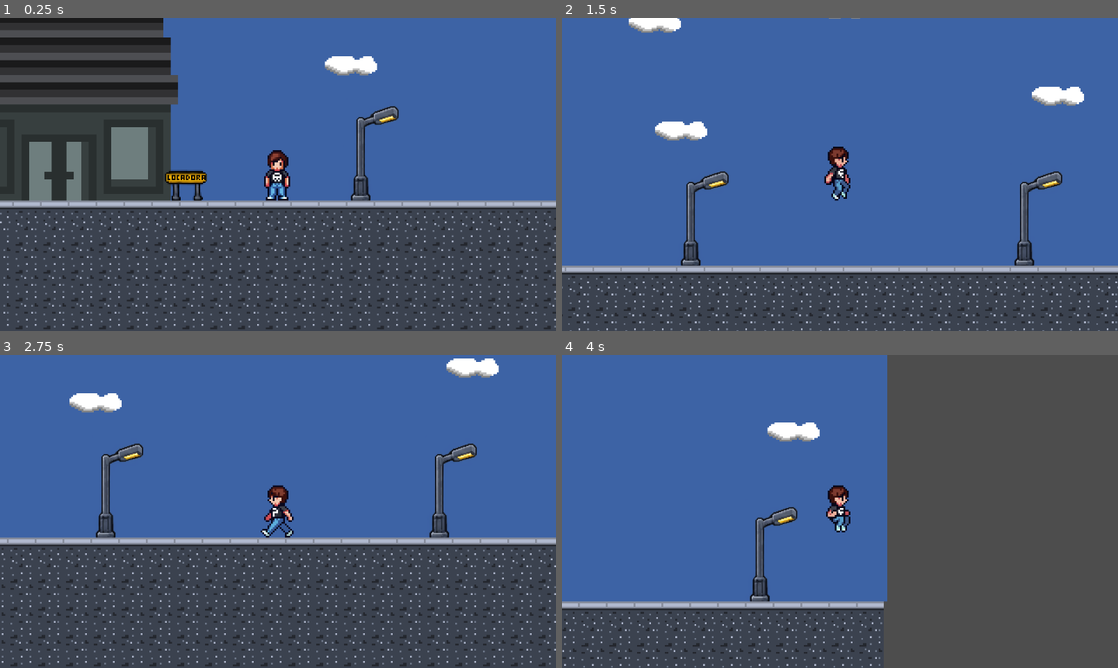
Above: before the commit, frames 1-4 (two rows, left to right).
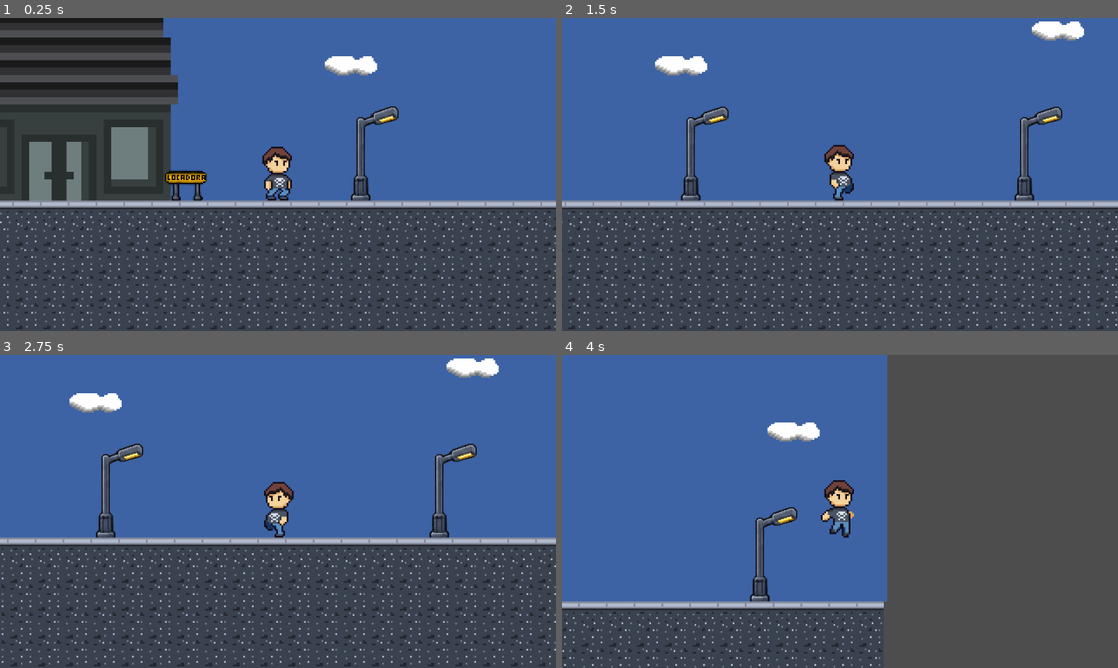
Above: after the commit, the same moments.

Repository: juanlramos/blockbuster
Game: Godot game, scene res://scene/game.tscn
The game is run twice, just before and just after one commit, with the same random seed, the same clock (stepped at 60 frames per second) and the same inputs.
Inputs:
- Up to frame 1 (0.25 s): no input
- Up to frame 2 (1.5 s): tap Enter (ui_accept) at 0.5, 0.77 s; hold Right (ui_right) from 0.53 s (still down)
- Up to frame 3 (2.75 s): tap Enter (ui_accept) at 1.52 s; release Right (ui_right) at 2.03 s; hold Left (ui_left) from 2.03 s (still down)
- Up to frame 4 (4 s): release Left (ui_left) at 2.78 s; hold Right (ui_right) from 2.78 s (still down); tap Enter (ui_accept) at 3.02, 3.77 s

The runs differ from the first frame. In frame 1, 0.7% of the frame differs, in the area x 47-53%, y 41-59%; in frame 2, 31%, in the area x 0-100%, y 0-100%; in frame 3, 0.7%; in frame 4, 0.7%.

Commit message:
Novos sprites do jogador

Diff:
--- a/entities/player.tscn
+++ b/entities/player.tscn
@@ -1,88 +1,35 @@
 [gd_scene format=3 uid="uid://1xy5jgaowcpg"]
 
 [ext_resource type="Script" uid="uid://d02u0ryuyujwd" path="res://scripts/player.gd" id="1_merdl"]
-[ext_resource type="Texture2D" uid="uid://bt6r1e5knnggi" path="res://sprites/player/character_idle1.png" id="2_b0kkn"]
-[ext_resource type="Texture2D" uid="uid://b0avqmpfju4r0" path="res://sprites/player/character_walk.png" id="3_e4p34"]
-[ext_resource type="Texture2D" uid="uid://ush4wg8q3f22" path="res://sprites/player/character_jump.png" id="3_rfe5m"]
+[ext_resource type="Texture2D" uid="uid://cng473s5sxyy4" path="res://sprites/player/Idle/playerIdle1.png" id="2_qsoyl"]
+[ext_resource type="Texture2D" uid="uid://dtrnxupl1b7lf" path="res://sprites/player/Idle/playerIdle2.png" id="3_6nm46"]
+[ext_resource type="Texture2D" uid="uid://cis4lspabdh5d" path="res://sprites/player/Idle/playerIdle3.png" id="4_i623q"]
+[ext_resource type="Texture2D" uid="uid://cqdqcoxibu6k4" path="res://sprites/player/Jump/playerJump1.png" id="5_0i614"]
+[ext_resource type="Texture2D" uid="uid://c1lc6gs5flne5" path="res://sprites/player/Jump/playerJump2.png" id="6_oprnr"]
+[ext_resource type="Texture2D" uid="uid://bplheojpwfjr8" path="res://sprites/player/Jump/playerJump3.png" id="7_8rie4"]
+[ext_resource type="Texture2D" uid="uid://c5exut3qxdxb8" path="res://sprites/player/Run/playerRun1.png" id="8_dp3pk"]
+[ext_resource type="Texture2D" uid="uid://b4mvg0lbxoege" path="res://sprites/player/Run/playerRun2.png" id="9_cgp7q"]
+[ext_resource type="Texture2D" uid="uid://de805prurp885" path="res://sprites/player/Run/playerRun3.png" id="10_1n8aq"]
+[ext_resource type="Texture2D" uid="uid://pqqakavlfepe" path="res://sprites/player/Run/playerRun4.png" id="11_28s6d"]
+[ext_resource type="Texture2D" uid="uid://bqjaat677s1jv" path="res://sprites/player/Run/playerRun5.png" id="12_cicqb"]
+[ext_resource type="Texture2D" uid="uid://cb2j0vqxs2rv2" path="res://sprites/player/Run/playerRun6.png" id="13_hj0ki"]
+[ext_resource type="Texture2D" uid="uid://ebxe35sly7d" path="res://sprites/player/Run/playerRun7.png" id="14_fruft"]
+[ext_resource type="Texture2D" uid="uid://cpucy5myw2bok" path="res://sprites/player/Run/playerRun8.png" id="15_slxql"]
 
 [sub_resource type="CapsuleShape2D" id="CapsuleShape2D_e778l"]
 radius = 5.0
-
-[sub_resource type="AtlasTexture" id="AtlasTexture_e4p34"]
-atlas = ExtResource("2_b0kkn")
-region = Rect2(0, 0, 32, 32)
-
-[sub_resource type="AtlasTexture" id="AtlasTexture_rfe5m"]
-atlas = ExtResource("2_b0kkn")
-region = Rect2(32, 0, 32, 32)
-
-[sub_resource type="AtlasTexture" id="AtlasTexture_qly61"]
-atlas = ExtResource("2_b0kkn")
-region = Rect2(64, 0, 32, 32)
-
-[sub_resource type="AtlasTexture" id="AtlasTexture_x08pd"]
-atlas = ExtResource("3_rfe5m")
-region = Rect2(0, 0, 32, 32)
-
-[sub_resource type="AtlasTexture" id="AtlasTexture_dchgp"]
-atlas = ExtResource("3_rfe5m")
-region = Rect2(32, 0, 32, 32)
-
-[sub_resource type="AtlasTexture" id="AtlasTexture_kdgjc"]
-atlas = ExtResource("3_rfe5m")
-region = Rect2(96, 0, 32, 32)
-
-[sub_resource type="AtlasTexture" id="AtlasTexture_q0i8f"]
-atlas = ExtResource("3_rfe5m")
-region = Rect2(0, 32, 32, 32)
-
-[sub_resource type="AtlasTexture" id="AtlasTexture_0i614"]
-atlas = ExtResource("3_rfe5m")
-region = Rect2(32, 32, 32, 32)
-
-[sub_resource type="AtlasTexture" id="AtlasTexture_oprnr"]
-atlas = ExtResource("3_rfe5m")
-region = Rect2(64, 32, 32, 32)
-
-[sub_resource type="AtlasTexture" id="AtlasTexture_8rie4"]
-atlas = ExtResource("3_rfe5m")
-region = Rect2(96, 32, 32, 32)
-
-[sub_resource type="AtlasTexture" id="AtlasTexture_dp3pk"]
-atlas = ExtResource("3_rfe5m")
-region = Rect2(0, 64, 32, 32)
-
-[sub_resource type="AtlasTexture" id="AtlasTexture_qsoyl"]
-atlas = ExtResource("3_e4p34")
-region = Rect2(0, 0, 32, 32)
-
-[sub_resource type="AtlasTexture" id="AtlasTexture_6nm46"]
-atlas = ExtResource("3_e4p34")
-region = Rect2(32, 0, 32, 32)
-
-[sub_resource type="AtlasTexture" id="AtlasTexture_i623q"]
-atlas = ExtResource("3_e4p34")
-region = Rect2(64, 0, 32, 32)
-
-[sub_resource type="AtlasTexture" id="AtlasTexture_ef06p"]
-atlas = ExtResource("3_e4p34")
-region = Rect2(96, 0, 32, 32)
-
-[sub_resource type="AtlasTexture" id="AtlasTexture_tjdhl"]
-atlas = ExtResource("3_e4p34")
-region = Rect2(128, 0, 32, 32)
 
 [sub_resource type="SpriteFrames" id="SpriteFrames_e778l"]
 animations = [{
 "frames": [{
 "duration": 1.0,
-"texture": SubResource("AtlasTexture_e4p34")
+"texture": ExtResource("2_qsoyl")
 }, {
 "duration": 1.0,
-"texture": SubResource("AtlasTexture_rfe5m")
+"texture": ExtResource("3_6nm46")
 }, {
 "duration": 1.0,
-"texture": SubResource("AtlasTexture_qly61")
+"texture": ExtResource("4_i623q")
 }],
 "loop": 1,
 "name": &"idle",
@@ -90,51 +37,45 @@
 }, {
 "frames": [{
 "duration": 1.0,
-"texture": SubResource("AtlasTexture_x08pd")
+"texture": ExtResource("5_0i614")
 }, {
 "duration": 1.0,
-"texture": SubResource("AtlasTexture_dchgp")
+"texture": ExtResource("6_oprnr")
 }, {
 "duration": 1.0,
-"texture": SubResource("AtlasTexture_kdgjc")
-}, {
-"duration": 1.0,
-"texture": SubResource("AtlasTexture_q0i8f")
-}, {
-"duration": 1.0,
-"texture": SubResource("AtlasTexture_0i614")
-}, {
-"duration": 1.0,
-"texture": SubResource("AtlasTexture_oprnr")
-}, {
-"duration": 1.0,
-"texture": SubResource("AtlasTexture_8rie4")
-}, {
-"duration": 1.0,
-"texture": SubResource("AtlasTexture_dp3pk")
+"texture": ExtResource("7_8rie4")
 }],
-"loop": 1,
+"loop": 2,
 "name": &"jump",
 "speed": 10.0
 }, {
 "frames": [{
 "duration": 1.0,
-"texture": SubResource("AtlasTexture_qsoyl")
+"texture": ExtResource("8_dp3pk")
 }, {
 "duration": 1.0,
-"texture": SubResource("AtlasTexture_6nm46")
+"texture": ExtResource("9_cgp7q")
 }, {
 "duration": 1.0,
-"texture": SubResource("AtlasTexture_i623q")
+"texture": ExtResource("10_1n8aq")
 }, {
 "duration": 1.0,
-"texture": SubResource("AtlasTexture_ef06p")
+"texture": ExtResource("11_28s6d")
 }, {
 "duration": 1.0,
-"texture": SubResource("AtlasTexture_tjdhl")
+"texture": ExtResource("12_cicqb")
+}, {
+"duration": 1.0,
+"texture": ExtResource("13_hj0ki")
+}, {
+"duration": 1.0,
+"texture": ExtResource("14_fruft")
+}, {
+"duration": 1.0,
+"texture": ExtResource("15_slxql")
 }],
 "loop": 1,
-"name": &"walk",
+"name": &"run",
 "speed": 10.0
 }]
 
@@ -151,22 +92,19 @@
 
 [node name="AnimatedSprite2D" type="AnimatedSprite2D" parent="." unique_id=160013896]
 sprite_frames = SubResource("SpriteFrames_e778l")
-animation = &"walk"
+animation = &"jump"
 autoplay = "idle"
-frame = 4
-frame_progress = 0.27358204
 
 [node name="Camera2D" type="Camera2D" parent="." unique_id=1470394629]
 visible = false
 
 [node name="lCast" type="RayCast2D" parent="." unique_id=1317917986]
-position = Vector2(0, -25)
 target_position = Vector2(0, -25)
 
 [node name="mCast" type="RayCast2D" parent="." unique_id=282256180]
-position = Vector2(-6, -25)
+position = Vector2(-6, 0)
 target_position = Vector2(0, -25)
 
 [node name="rCast" type="RayCast2D" parent="." unique_id=357831755]
-position = Vector2(6, -25)
+position = Vector2(6, 0)
 target_position = Vector2(0, -25)
--- a/project.godot
+++ b/project.godot
@@ -19,7 +19,7 @@
 
 window/size/viewport_width=320
 window/size/viewport_height=180
-window/size/mode=3
+window/size/mode=2
 window/stretch/mode="canvas_items"
 window/stretch/aspect="expand"
 
--- a/scripts/player.gd
+++ b/scripts/player.gd
@@ -26,8 +26,8 @@
 @export var jumpVariable: float = 2
 
 #coyote e buffering
-@export var coyoteTime: float = 0.2
-@export var jumpBuffering: float = 0.2
+@export var coyoteTime: float = 0.1
+@export var jumpBuffering: float = 0.1
 
 #Corner cutting
 @export var correctionAmount: float = 1.5
@@ -137,7 +137,7 @@
 	#walk
 	if abs(velocity.x) > 0.1 and is_on_floor():
 		anim.speed_scale = abs(velocity.x / 150)
-		anim.play("walk")
+		anim.play("run")
 	elif abs(velocity.x) < 0.1 and is_on_floor():
 		anim.speed_scale = 1
 		anim.play("idle")
Binary file added: sprites/player/Idle/playerIdle1.png
Not shown, added: sprites/player/Idle/playerIdle1.png.import
Binary file added: sprites/player/Idle/playerIdle2.png
Not shown, added: sprites/player/Idle/playerIdle2.png.import
Binary file added: sprites/player/Idle/playerIdle3.png
Not shown, added: sprites/player/Idle/playerIdle3.png.import
Binary file added: sprites/player/Jump/playerJump1.png
Not shown, added: sprites/player/Jump/playerJump1.png.import
Binary file added: sprites/player/Jump/playerJump2.png
Not shown, added: sprites/player/Jump/playerJump2.png.import
Binary file added: sprites/player/Jump/playerJump3.png
Not shown, added: sprites/player/Jump/playerJump3.png.import
(and 16 more such lines)
